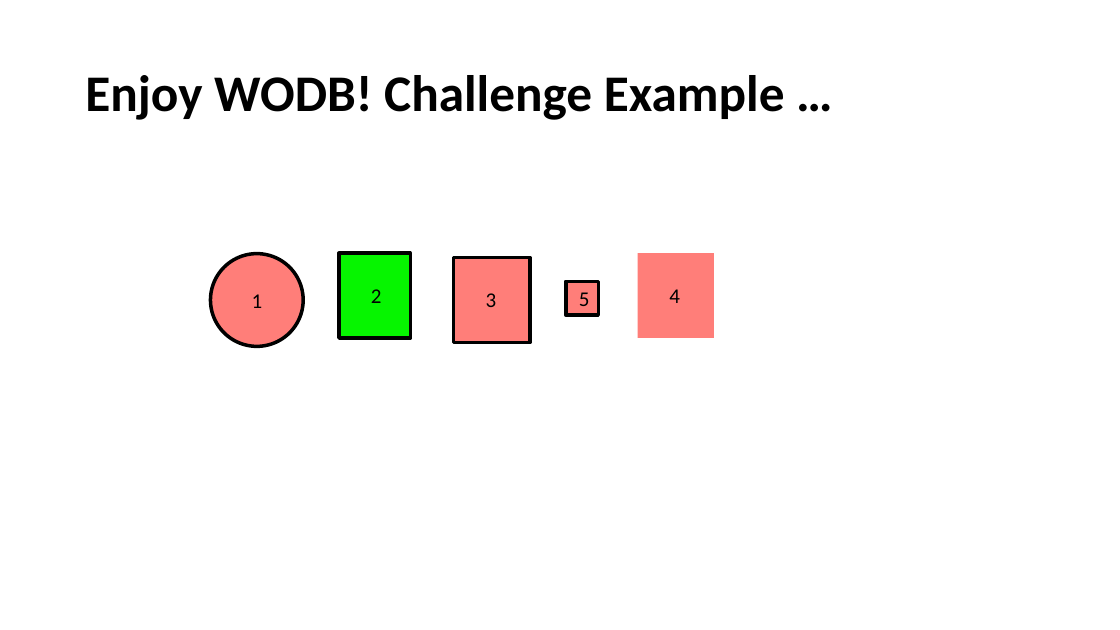
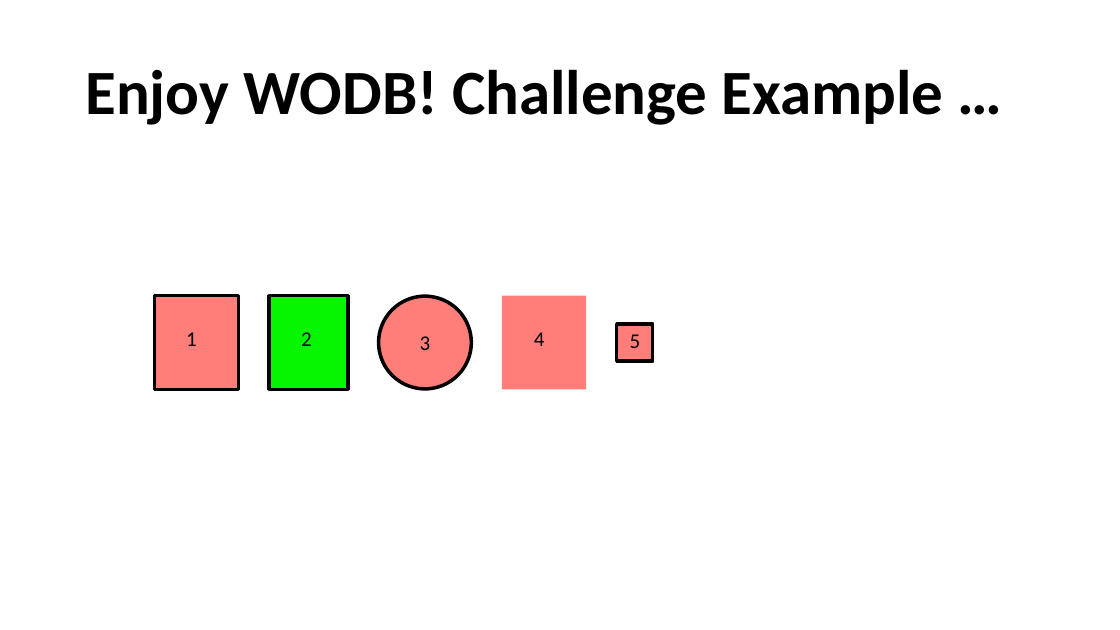
Before and after one commit to idaks/WODB, a slide deck: slide 20 of automorphisms/WODB-JCDL-workshop.pptx (slide 18 before the commit). Drawn at 1120x630 pixels with LibreOffice and Linux fonts; fonts in the diff are those of the drawing. Boxes give left, top, right and bottom in pixels: in the first picture for what was removed or moved away, otherwise in the second. Text is boxed around its words. In the diff, an @@ line names an element or a change of style, - is before the commit and + after.

Commit message:
finalized WODB slides

```diff
--- a/automorphisms/WODB-JCDL-workshop.pptx
+++ b/automorphisms/WODB-JCDL-workshop.pptx
@@ title "Enjoy WODB! Challenge Example …" at (85,69,944,125): size 44 to 54 pt @@
@@ rectangle "1": place and size @@
-rectangle "1" at (211,254,303,346)
+rectangle "1" at (155,296,239,389)
@@ rectangle "1" at (155,296,239,389): alignment centre to left; vertical alignment middle to top; ellipse to rectangle @@
@@ rectangle "2": place and size @@
-rectangle "2" at (339,253,411,338)
+rectangle "2" at (269,296,348,389)
@@ ellipse "3": place and size @@
-ellipse "3" at (454,258,530,343)
+ellipse "3" at (379,297,471,389)
@@ ellipse "3" at (379,297,471,389): alignment left to centre; vertical alignment top to middle; rectangle to ellipse @@
@@ rectangle "4": place and size @@
-rectangle "4" at (638,253,714,338)
+rectangle "4" at (502,296,586,389)
@@ rectangle "5": place and size @@
-rectangle "5" at (566,281,599,315)
+rectangle "5" at (617,323,653,361)
```
Also in this commit, not shown: 2 other slides changed, 3 slides added, 3 other files.
